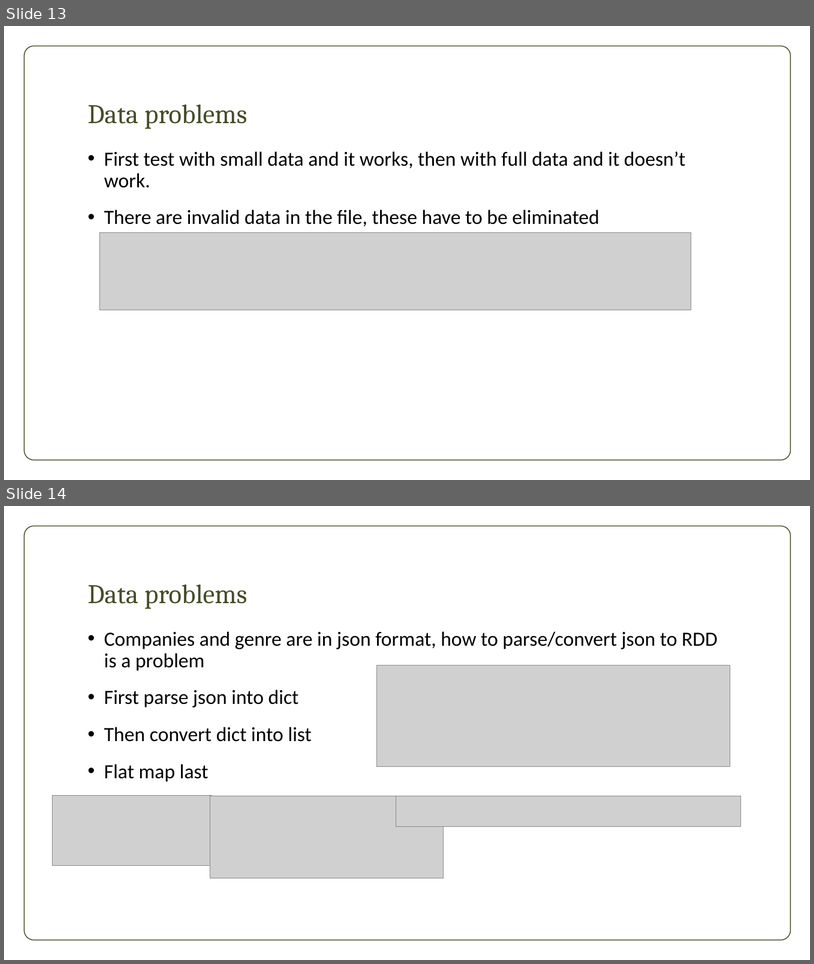
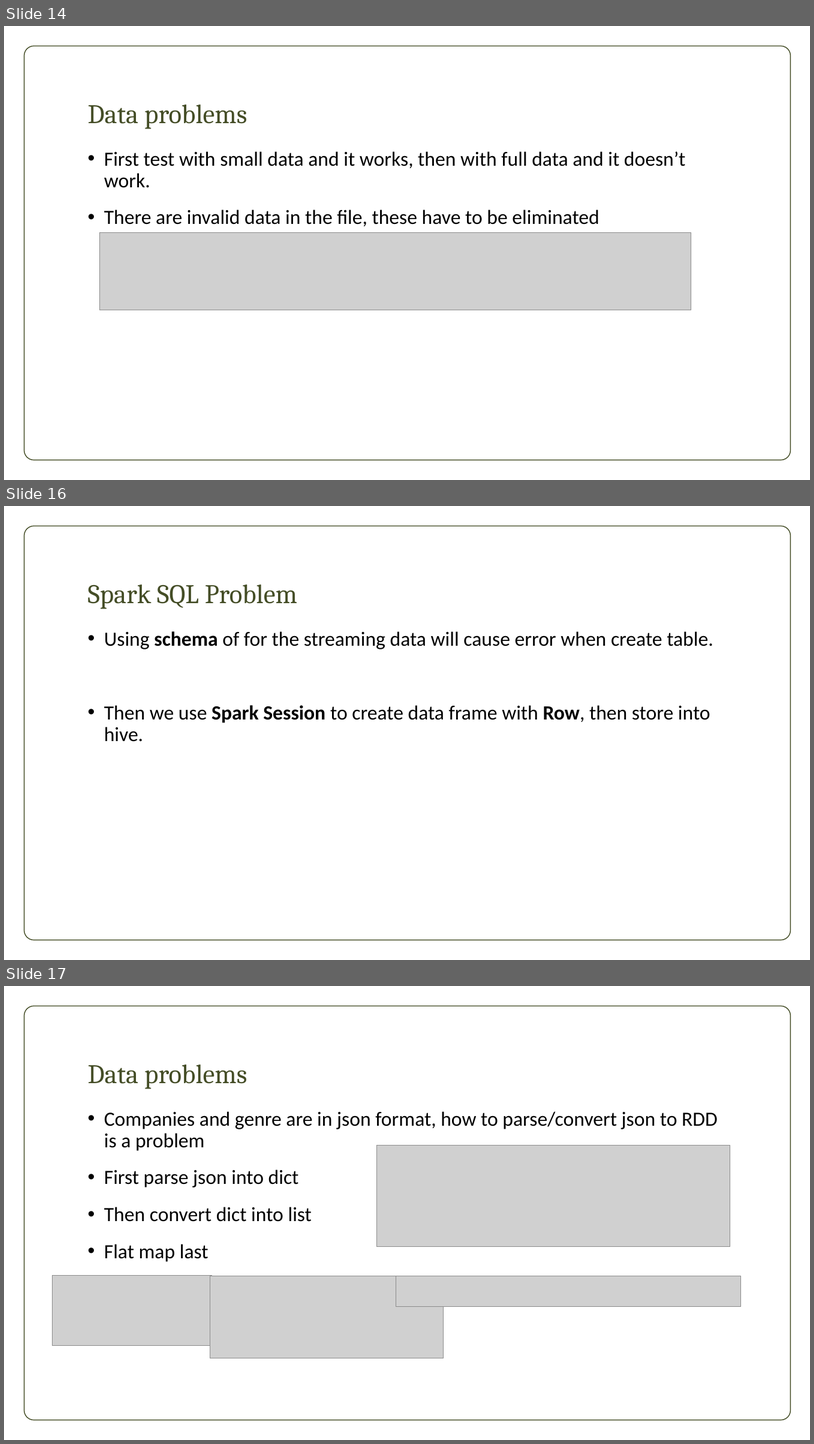
Before and after one commit to Jackie-VC/bdt_movies, a slide deck: movie.pptx. Shown one above the other, each under a label of ours: slides 13 and 14 before the commit, slides 14, 16 and 17 after it; the slides between them are not shown. The pictures are 814x964 and 814x1444 pixels, drawn with LibreOffice and Linux fonts; fonts in the diff are those of the drawing; grey boxes stand for pictures; background and template pictures are left out. Boxes give left, top, right and bottom in pixels: in the first picture for what was removed or moved away, otherwise in the second. Text is boxed around its words. In the diff, an @@ line names an element or a change of style, - is before the commit and + after.

```diff
--- a/movie.pptx
+++ b/movie.pptx
@@ slide 16 added at (4,506,810,960), background picture (left out); not listed: 1 template element that a slide beside it also shows @@
@@ title added at (88,585,297,609), 32 pt, text #444D26 @@
+  Spark SQL Problem
@@ text added at (104,631,713,742), 24 pt, text #000000 @@
+• Using schema of for the streaming data will cause error when create table.
+• Then we use Spark Session to create data frame with Row, then store into hive.
@@ what was slide 13 is now slide 14 @@
@@ what was slide 14 is now slide 17 @@
```
Also in this commit, not shown: 4 slides changed, 2 other slides added.
